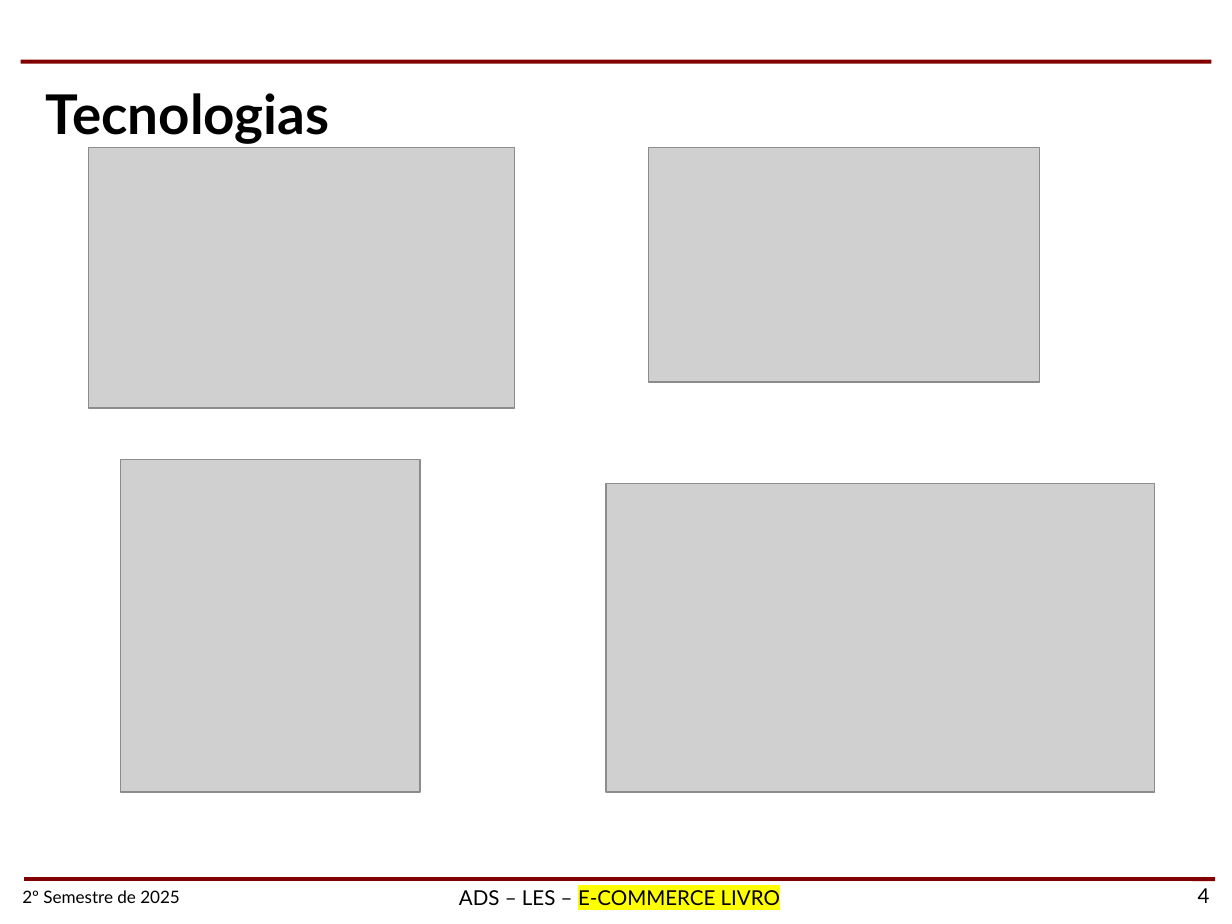
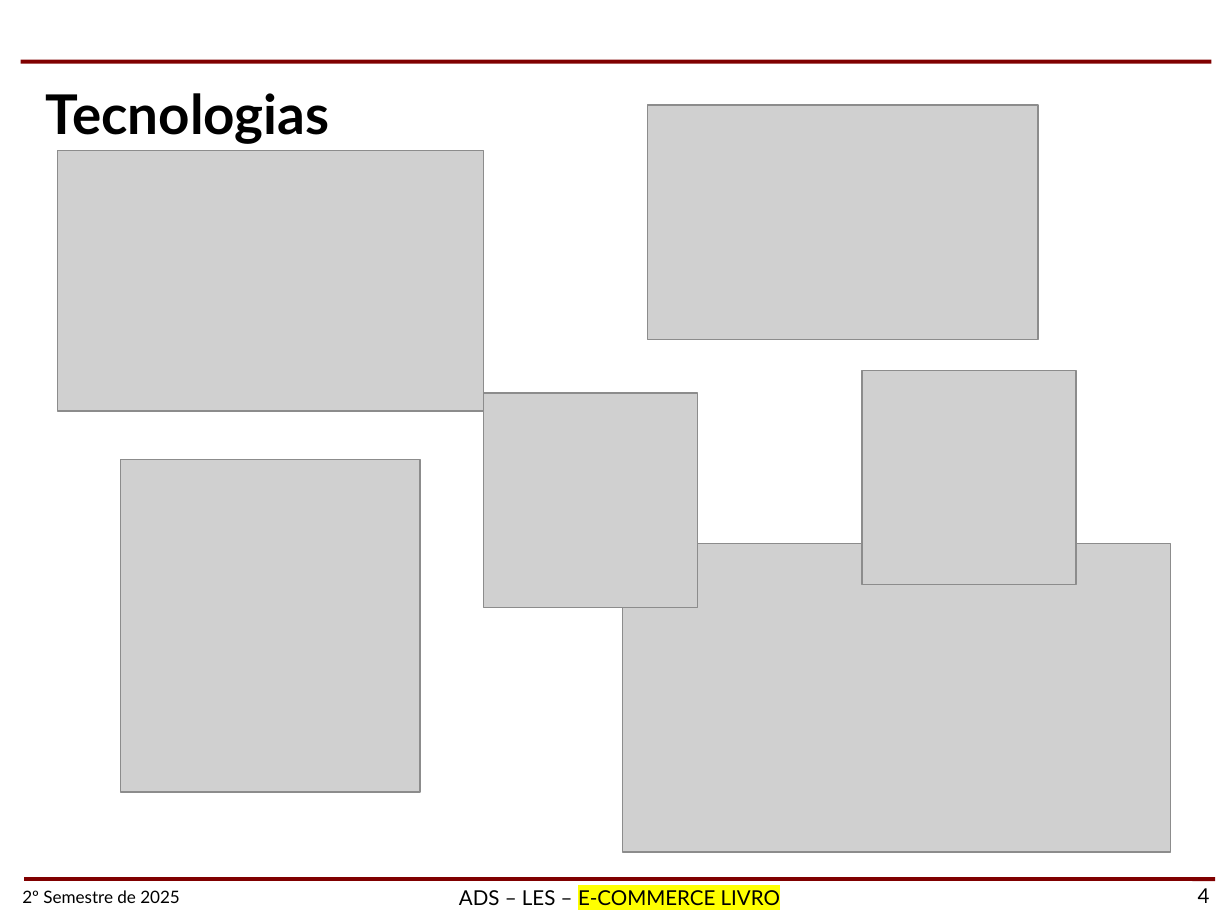
Before and after one commit to Largluak/les-project, a slide deck: slide 4 of docs/PRIMEIRO_PPT_LES.pptx. Drawn at 1232x924 pixels with LibreOffice and Linux fonts; fonts in the diff are those of the drawing; grey boxes stand for pictures; background and template pictures are left out. Boxes give left, top, right and bottom in pixels: in the first picture for what was removed or moved away, otherwise in the second. Text is boxed around its words. In the diff, an @@ line names an element or a change of style, - is before the commit and + after.

Commit message:
fix(docs): adds the new tecnology to build de project

```diff
--- a/docs/PRIMEIRO_PPT_LES.pptx
+++ b/docs/PRIMEIRO_PPT_LES.pptx
@@ picture: place and size @@
-picture at (649, 148, 1040, 382)
+picture at (648, 105, 1039, 339)
@@ picture: place and size @@
-picture at (89, 148, 515, 409)
+picture at (57, 150, 483, 411)
@@ picture added at (862, 371, 1077, 585) @@
@@ picture added at (483, 393, 697, 607) @@
@@ picture: place and size @@
-picture at (606, 484, 1154, 792)
+picture at (622, 543, 1170, 851)
```
